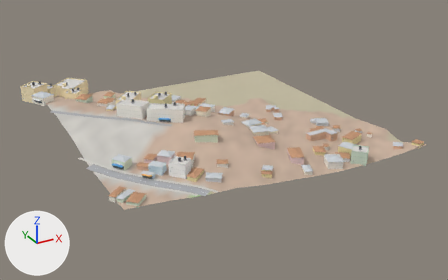
Renders of the glTF model city/hi/t_2_-1.glb from each side of a commit.
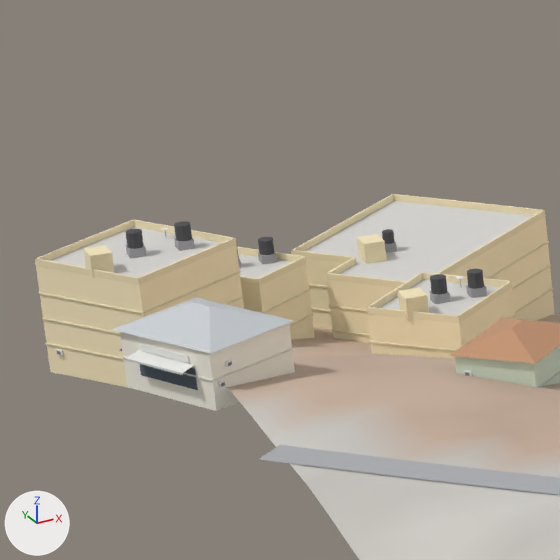
The first picture shows the older version from a camera (50 mm lens) standing at (406.0, -576.0, 210.0) and looking at (646.0, -140.0, -8.0). The close-ups show the older and then the newer version on the part from 4% to 20% of the width and 19% to 45% of the height of that picture. Only the edits that show in the close-ups are written down. The lights are fixed; the arrows at lower left show +X, +Y and +Z. Vertices at exactly the same position are counted once.

The scene before the commit, as lines of its bpy script (objects in view):
```python
me_buildings_col = bpy.data.meshes.new('Buildings-col')
me_buildings_col.from_pydata(...)  # 995 vertices, 1152 faces; spans x 503.0..768.0, y -257.0..17.0, z 1.0..39.0
# faces by material slot: [614, 538]
me_buildings_col.materials.append(mat_wall)
me_buildings_col.materials.append(mat_roof)
me_details = bpy.data.meshes.new('Details')
me_details.from_pydata(...)  # 4043 vertices, 6612 faces; spans x 503.0..763.0, y -257.0..17.0, z 4.0..43.0
me_details.materials.append(mat_props)
me_terrain_col = bpy.data.meshes.new('Terrain-col')
me_terrain_col.from_pydata(...)  # 1089 vertices, 2048 faces; spans x 512.0..768.0, y -256.0..0.0, z -1.0..29.0
me_terrain_col.materials.append(mat_terrain)
ob_buildings_col = bpy.data.objects.new('Buildings-col', me_buildings_col)
ob_buildings_col.location = (0.0, 0.0, 0.0)
ob_details = bpy.data.objects.new('Details', me_details)
ob_details.location = (0.0, 0.0, 0.0)
ob_terrain_col = bpy.data.objects.new('Terrain-col', me_terrain_col)
ob_terrain_col.location = (0.0, 0.0, 0.0)
# also in view: 'Roads-col' at (548.0, -174.0, 21.0)
```
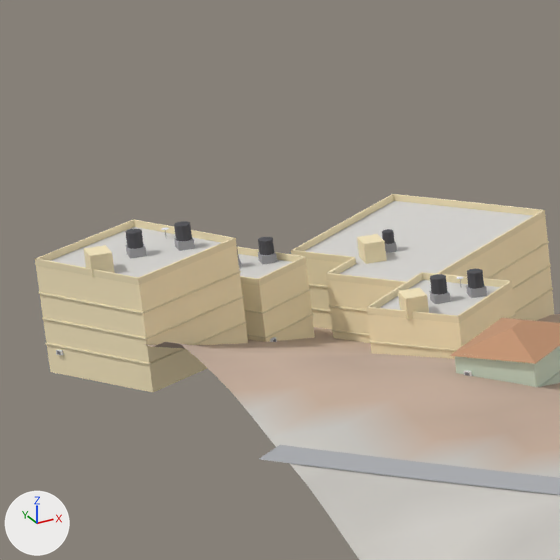
Location of each change, (x1, y1, x2, y2) in pixels of the close-ups (560 x 560 px):
'Buildings-col', reshaped: before (36, 201, 560, 411); after (36, 201, 560, 392)
'Details', reshaped: before (35, 194, 560, 390); after (35, 194, 560, 387)
part 1 of me_buildings_col, deleted: before (120, 299, 295, 411)
part 2 of me_buildings_col, deleted: before (112, 298, 294, 353)
part 3 of me_details, deleted: before (120, 344, 293, 390)

Diff of the bpy script that builds the scene:
```diff
--- a/city/hi/t_2_-1.glb.py
+++ b/city/hi/t_2_-1.glb.py
@@ me_buildings_col @@
 # used by ob_buildings_col; location = (0.0, 0.0, 0.0)
-me_buildings_col.from_pydata(...)  # 995 vertices, 1152 faces; spans x 503.0..768.0, y -257.0..17.0, z 1.0..39.0
+me_buildings_col.from_pydata(...)  # 981 vertices, 1136 faces; spans x 503.0..768.0, y -257.0..17.0, z 1.0..39.0
+# me_buildings_col part 1: the loose piece of 8 vertices spanning x 504.0..521.0, y -71.0..-53.0, z 26.0..33.0 is deleted
+# me_buildings_col part 2: the loose piece of 6 vertices spanning x 503.0..521.0, y -72.0..-52.0, z 32.0..35.0 is deleted
+# other edits to the shape of me_buildings_col do not show in these pictures
 me_buildings_col.materials.append(mat_wall)
@@ me_details @@
 # used by ob_details; location = (0.0, 0.0, 0.0)
-me_details.from_pydata(...)  # 4043 vertices, 6612 faces; spans x 503.0..763.0, y -257.0..17.0, z 4.0..43.0
+me_details.from_pydata(...)  # 3895 vertices, 6390 faces; spans x 503.0..763.0, y -257.0..17.0, z 4.0..43.0
+# me_details part 3: 18 loose pieces with 148 vertices, spanning x 503.0..545.0, y -224.0..-52.0, z 16.0..31.0, are deleted
+# other edits to the shape of me_details do not show in these pictures
 me_details.materials.append(mat_props)
```
